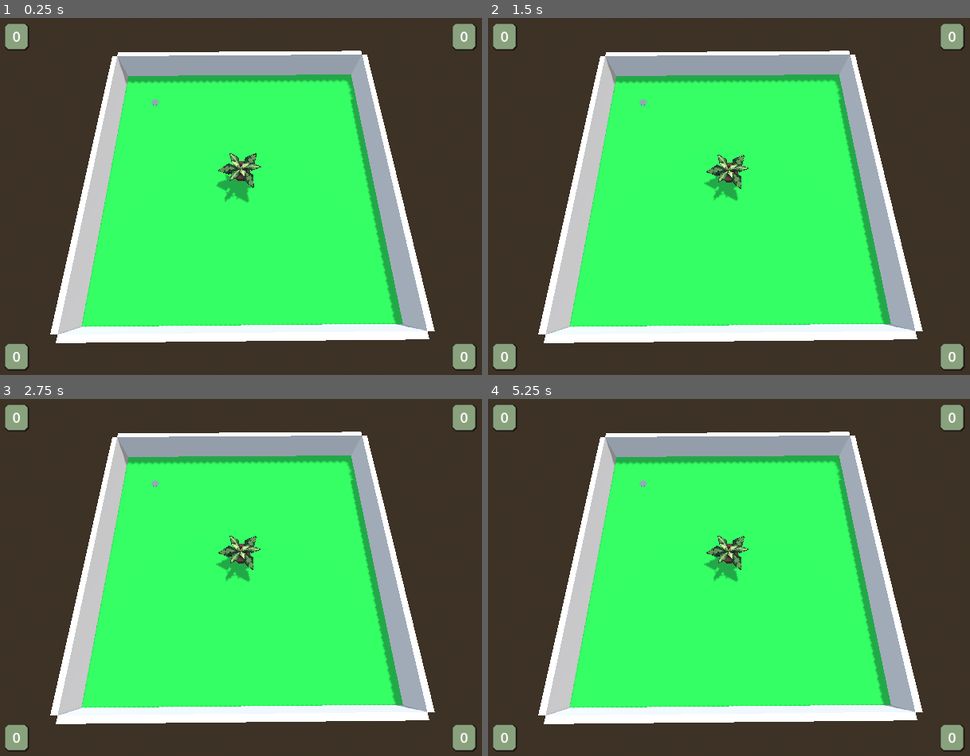
Above: before the commit, frames 1-4 (two rows, left to right).
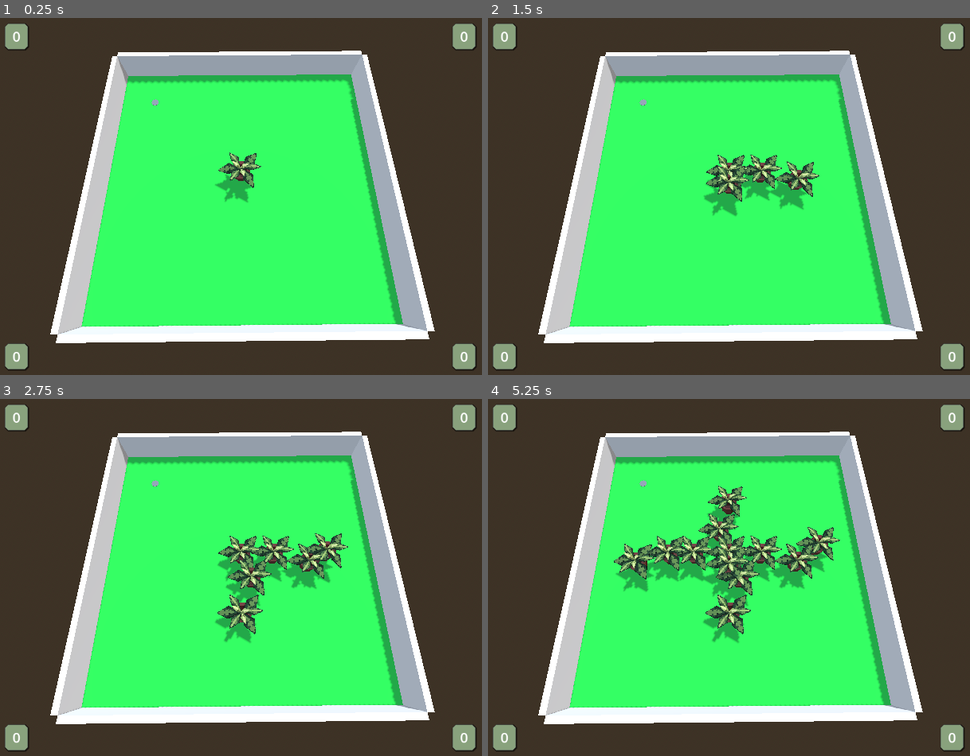
Above: after the commit, the same moments.

Repository: ronincampbell/GDS2Project
Game: Godot game, scene res://maps/test_place_objects.tscn
Two runs of this game, one before a commit and one after it. Both use one fixed random seed, a clock stepped at 60 frames per second and the inputs below. This scene is started directly instead of the project's main scene.
Inputs:
- Up to frame 1 (0.25 s): no input
- Up to frame 2 (1.5 s): tap Enter (ui_accept) at 0.5, 0.6, 0.77, 1.07, 1.35 s; hold Right (ui_right) 0.53-1.28 s; hold Down (ui_down) from 1.28 s (still down)
- Up to frame 3 (2.75 s): tap Enter (ui_accept) at 1.52, 1.82, 2.1 s; release Down (ui_down) at 2.03 s; hold Right (ui_right) from 2.03 s (still down)
- Up to frame 4 (5.25 s): release Right (ui_right) at 2.78 s; hold Up (ui_up) 2.78-3.53 s; tap Enter (ui_accept) at 2.85, 3.02, 3.32, 3.6, 3.77, 4.07, 4.35, 4.52, 4.82, 5.1 s; hold Left (ui_left) 3.53-5.03 s; hold Down (ui_down) from 5.03 s (still down)

The runs differ from the first frame. In frame 1, less than 0.1% of the frame differs, in the area x 44-55%, y 37-52%; in frame 2, 2.0%; in frame 3, 3.0%; in frame 4, 6.2%, in the area x 26-74%, y 24-69%.

Commit message:
You can only place obstacles if it doesn't collide with other obstacles
As a player, I want to be able to place props before the game begins so that I can design the course how I want it

Diff:
--- a/Props/Previews/prop_plant_preview.tscn
+++ b/Props/Previews/prop_plant_preview.tscn
@@ -40,3 +40,6 @@
 [node name="SouthRaycast" type="RayCast3D" parent="SideRaycasts"]
 transform = Transform3D(1, 0, 0, 0, 1, 0, 0, 0, 1, 0, 0.314841, 0)
 target_position = Vector3(0, 0, 0.8)
+
+[connection signal="body_entered" from="Area3D" to="." method="_on_body_entered"]
+[connection signal="body_exited" from="Area3D" to="." method="_on_body_exited"]
--- a/maps/test_map.tscn
+++ b/maps/test_map.tscn
@@ -54,6 +54,7 @@
 
 [node name="TestMap" type="Node3D"]
 script = ExtResource("1_cabd0")
+mode = "playing"
 
 [node name="WorldEnvironment" type="WorldEnvironment" parent="."]
 environment = SubResource("Environment_cabd0")
--- a/maps/test_place_objects.tscn
+++ b/maps/test_place_objects.tscn
@@ -1,7 +1,6 @@
-[gd_scene load_steps=14 format=3 uid="uid://cjc6h1eet1f4p"]
+[gd_scene load_steps=13 format=3 uid="uid://cjc6h1eet1f4p"]
 
 [ext_resource type="Script" uid="uid://ctif1aiftooxf" path="res://scripts/game_manager.gd" id="1_ihq4b"]
-[ext_resource type="PackedScene" uid="uid://c8aq45iifrr40" path="res://Props/Previews/prop_plant_preview.tscn" id="2_ukxvq"]
 
 [sub_resource type="ProceduralSkyMaterial" id="ProceduralSkyMaterial_pwco0"]
 sky_horizon_color = Color(0.662243, 0.671743, 0.686743, 1)
@@ -118,7 +117,4 @@
 [node name="CollisionShape3D" type="CollisionShape3D" parent="GolfHole/Area3D"]
 shape = SubResource("CylinderShape3D_q6jtx")
 
-[node name="PropPlantPreview" parent="." instance=ExtResource("2_ukxvq")]
-transform = Transform3D(1, 0, 0, 0, 1, 0, 0, 0, 1, 0, 1.43215, 0)
-
 [connection signal="body_entered" from="GolfHole/Area3D" to="." method="_on_golf_hole_entered"]
--- a/scripts/Props/prop_preview.gd
+++ b/scripts/Props/prop_preview.gd
@@ -4,13 +4,14 @@
 @export var side_raycasts: Array[RayCast3D]
 var prop: PackedScene = preload("res://Props/prop_plant.tscn")
 @onready var model: Node3D = $blockbench_export
+var in_area: int = 0
 
 const speed : float = 5
 const rotate_speed : float = 5
 
 func _physics_process(delta: float) -> void:
 
-	if Input.is_action_just_pressed("ui_accept"):
+	if Input.is_action_just_pressed("ui_accept") and in_area < 1:
 		place_prop()
 
 	_move_prop(delta)
@@ -46,6 +47,8 @@
 	#print_debug(new_prop)
 	#print_debug(new_prop.position)
 	get_parent().add_child(new_prop)
+	if get_parent().has_method("prop_placed"):
+		get_parent().prop_placed()
 	queue_free()
 
 func _is_ray_colliding(ray: RayCast3D) -> bool:
@@ -66,3 +69,12 @@
 		_rotate += Vector3(0, -delta*rotate_speed, 0)
 
 	model.rotation += _rotate
+
+
+func _on_body_entered(body: Node3D) -> void:
+	in_area += 1
+	print_debug("in_area: " + str(in_area))
+
+func _on_body_exited(body: Node3D) -> void:
+	in_area -= 1
+	print_debug("in_area: " + str(in_area))
--- a/scripts/game_manager.gd
+++ b/scripts/game_manager.gd
@@ -2,10 +2,36 @@
 
 var score : int = 0
 
+@export var mode : String = "obstacle placing"
+var obstacle_placing_timer : float = 0
+var obstacle_placing_time : float = 30
+var player1_obstacle_in_scene : bool = false
+
+var prop_preview: PackedScene = preload("res://Props/Previews/prop_plant_preview.tscn")
+
+func _physics_process(delta: float) -> void:
+	if mode == "obstacle placing":
+		obstacle_placing_timer += delta
+
+		if obstacle_placing_timer > obstacle_placing_time:
+			mode = "playing"
+
+		if !player1_obstacle_in_scene:
+			_place_prop_preview()
+
 func _on_golf_hole_entered(body: Node3D) -> void:
-	if(body.name == "GolfBall"):
+	if body.name == "GolfBall":
 		body.position = Vector3(2.414, 0.668, -2.318)
 		score += 1
 		Hud.update_score(0, score)
 		if(score >= 3):
 			print_debug("Game won!")
+
+func _place_prop_preview() -> void:
+	var new_prop = prop_preview.instantiate()
+	new_prop.position = Vector3(0, 1.2, 0)
+	add_child(new_prop)
+	player1_obstacle_in_scene = true
+
+func prop_placed() -> void:
+	player1_obstacle_in_scene = false
